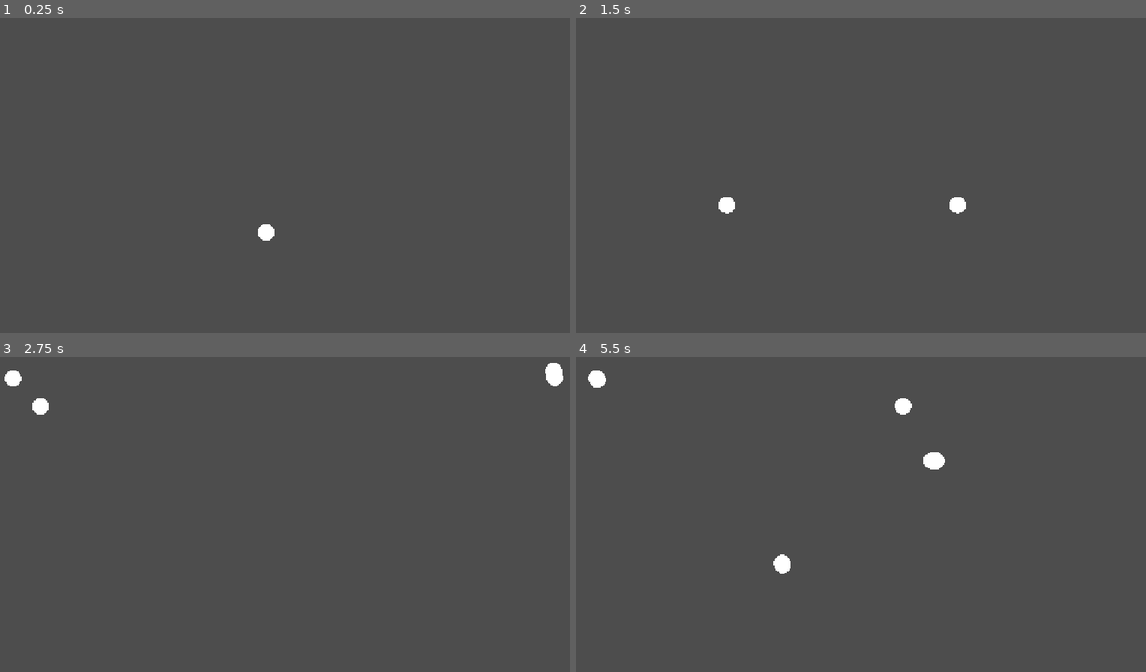
Above: before the commit, frames 1-4 (two rows, left to right).
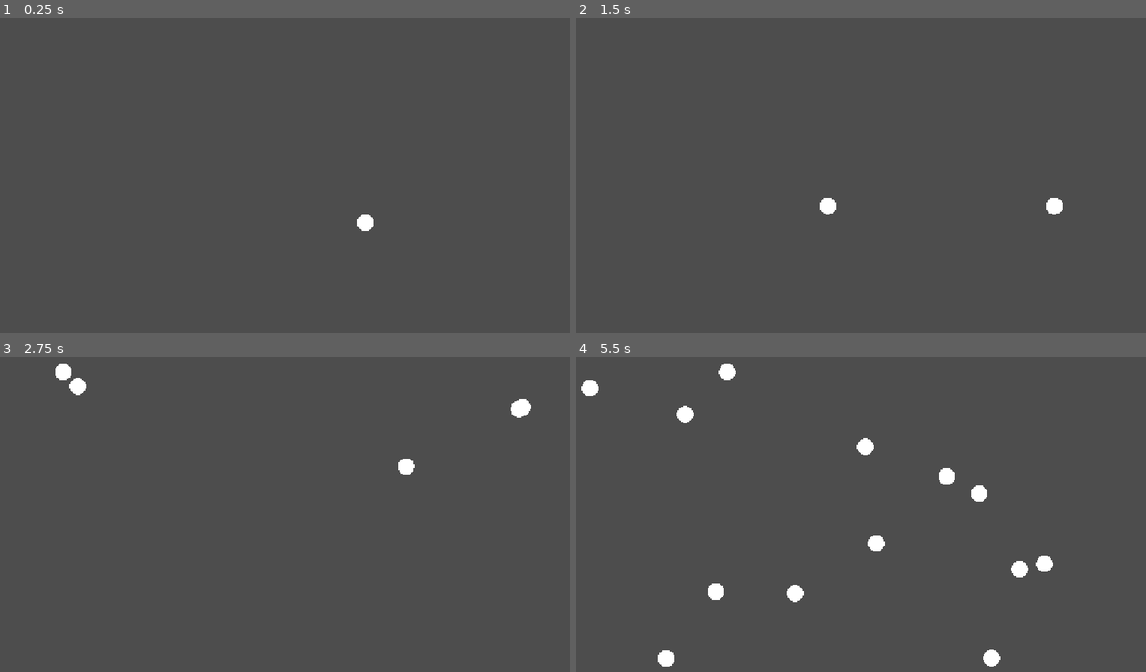
Above: after the commit, the same moments.

Repository: ThisIsSomeone/MusicBox
Game: Godot game, scene res://Scenes/TestZone.tscn
Two runs of this game, one before a commit and one after it. Both use one fixed random seed, a clock stepped at 60 frames per second and the inputs below.
Inputs:
- Up to frame 1 (0.25 s): no input
- Up to frame 2 (1.5 s): no input
- Up to frame 3 (2.75 s): no input
- Up to frame 4 (5.5 s): no input

The runs differ from the first frame. In frame 1, 0.2% of the frame differs, in the area x 45-66%, y 62-71%; in frame 2, 0.5%; in frame 3, 0.9%; in frame 4, 2.1%, in the area x 0-84%, y 2-99%.

Commit message:
Added better splitting one

Diff:
--- /dev/null
+++ b/Objects/BallBouncesSplitsBetter/BetterBouncing.tscn
@@ -0,0 +1,16 @@
+[gd_scene format=3 uid="uid://cl5h7bl26mh1j"]
+
+[ext_resource type="Script" uid="uid://cak62m1l7klsr" path="res://Objects/BallBouncesSplitsBetter/better_bouncing.gd" id="1_uswgo"]
+[ext_resource type="Texture2D" uid="uid://5rvlsvxyfiyk" path="res://Assets/Art/Bouncy Ball.png" id="2_65x5v"]
+
+[sub_resource type="CircleShape2D" id="CircleShape2D_ovyhj"]
+radius = 17.0
+
+[node name="BetterBouncing" type="CharacterBody2D" unique_id=1480765369]
+script = ExtResource("1_uswgo")
+
+[node name="Sprite2D" type="Sprite2D" parent="." unique_id=1319180184]
+texture = ExtResource("2_65x5v")
+
+[node name="CollisionShape2D" type="CollisionShape2D" parent="." unique_id=464289535]
+shape = SubResource("CircleShape2D_ovyhj")
--- /dev/null
+++ b/Objects/BallBouncesSplitsBetter/better_bouncing.gd
@@ -0,0 +1,203 @@
+@tool
+extends CharacterBody2D
+
+@export_category("Movement")
+@export var speed: float = 400.0
+
+@export_category("Splitting")
+@export var max_balls: int = 30
+@export_range(0.0, 90.0) var split_angle: float = 45.0
+@export var split_cooldown_duration: float = 0.15
+@export var wall_separation: float = 2.0
+@export var child_separation: float = 1.0
+
+@export_category("Editor")
+@export var launch_target: Vector2 = Vector2(100, 100):
+	set(value):
+		launch_target = value
+		queue_redraw()
+
+
+var split_cooldown: float = 0.0
+
+
+func _ready() -> void:
+	add_to_group("balls")
+
+	if Engine.is_editor_hint():
+		return
+
+	if velocity == Vector2.ZERO:
+		if launch_target != Vector2.ZERO:
+			velocity = launch_target.normalized() * speed
+		else:
+			velocity = Vector2(1, 1).normalized() * speed
+
+
+func _physics_process(delta: float) -> void:
+	if Engine.is_editor_hint():
+		return
+
+	_update_split_cooldown(delta)
+
+	var collision := move_and_collide(velocity * delta)
+
+	if collision == null:
+		return
+
+	var collider := collision.get_collider()
+
+	if collider.is_in_group("balls"):
+		_handle_ball_collision(collider, collision)
+	else:
+		_handle_wall_collision(collision)
+
+
+func _update_split_cooldown(delta: float) -> void:
+	if split_cooldown > 0.0:
+		split_cooldown = maxf(
+			split_cooldown - delta,
+			0.0
+		)
+
+
+func _handle_wall_collision(collision: KinematicCollision2D) -> void:
+	var total_balls := get_tree().get_nodes_in_group("balls").size()
+
+	if split_cooldown <= 0.0 and total_balls < max_balls:
+		_split_ball(collision)
+	else:
+		_bounce_off_wall(collision)
+
+
+func _bounce_off_wall(collision: KinematicCollision2D) -> void:
+	velocity = velocity.bounce(
+		collision.get_normal()
+	).normalized() * speed
+
+
+func _handle_ball_collision(
+	collider: Node,
+	collision: KinematicCollision2D
+) -> void:
+	var other_ball := collider as CharacterBody2D
+
+	if other_ball == null:
+		_bounce_off_wall(collision)
+		return
+
+	# Calculate the collision axis from the two ball centers.
+	var center_normal := (
+		global_position - other_ball.global_position
+	).normalized()
+
+	if center_normal == Vector2.ZERO:
+		center_normal = collision.get_normal()
+
+	# Reflect along the center-to-center axis.
+	velocity = velocity.bounce(center_normal).normalized() * speed
+
+	# Separate the balls slightly so they don't remain
+	# embedded in one another.
+	global_position += center_normal * child_separation
+
+
+func _split_ball(collision: KinematicCollision2D) -> void:
+	var normal := collision.get_normal()
+
+	# Calculate the direction the ball would have bounced
+	# if it had not split.
+	var base_bounce_dir := velocity.bounce(normal).normalized()
+
+	# Create the two perfectly symmetrical directions.
+	var split_radians := deg_to_rad(split_angle)
+
+	var dir1 := base_bounce_dir.rotated(
+		split_radians
+	).normalized()
+
+	var dir2 := base_bounce_dir.rotated(
+		-split_radians
+	).normalized()
+
+	# IMPORTANT:
+	# Keep the ball's center based on its current position.
+	# collision.get_position() is the CONTACT POINT, not
+	# the center of the ball.
+	var spawn_pos := global_position
+
+	# Push the split away from the wall slightly.
+	spawn_pos += normal * wall_separation
+
+	# Place the original ball.
+	global_position = spawn_pos + dir1 * child_separation
+	velocity = dir1 * speed
+	split_cooldown = split_cooldown_duration
+
+	# Defer creation of the second ball so we don't modify
+	# the physics scene tree in the middle of a physics callback.
+	_spawn_split_child.call_deferred(
+		spawn_pos + dir2 * child_separation,
+		dir2
+	)
+
+
+func _spawn_split_child(
+	spawn_position: Vector2,
+	direction: Vector2
+) -> void:
+	# Check again because other balls may have split before
+	# this deferred call executes.
+	var total_balls := get_tree().get_nodes_in_group("balls").size()
+
+	if total_balls >= max_balls:
+		return
+
+	var scene := load(scene_file_path)
+
+	if scene == null:
+		push_error(
+			"Could not load ball scene: " + scene_file_path
+		)
+		return
+
+	var new_ball := scene.instantiate() as CharacterBody2D
+
+	if new_ball == null:
+		push_error("Ball scene root must be CharacterBody2D.")
+		return
+
+	get_parent().add_child(new_ball)
+
+	new_ball.global_position = spawn_position
+	new_ball.velocity = direction * speed
+
+	if new_ball.has_method("set_split_cooldown"):
+		new_ball.set_split_cooldown(
+			split_cooldown_duration
+		)
+
+	# Prevent the two freshly-created balls from immediately
+	# colliding with one another.
+	add_collision_exception_with(new_ball)
+	new_ball.add_collision_exception_with(self)
+
+
+func set_split_cooldown(value: float) -> void:
+	split_cooldown = value
+
+
+func _draw() -> void:
+	if Engine.is_editor_hint():
+		draw_line(
+			Vector2.ZERO,
+			launch_target,
+			Color.GREEN,
+			3.0
+		)
+
+		draw_circle(
+			launch_target,
+			5.0,
+			Color.RED
+		)
--- a/Objects/BouncyBallTest.tscn
+++ b/Objects/InitialBallJustBouncesAndSplits/BouncyBallTest.tscn
@@ -1,6 +1,6 @@
 [gd_scene format=3 uid="uid://32erj4vx3gue"]
 
-[ext_resource type="Script" uid="uid://cyr00u8o1o3s2" path="res://Objects/bouncy_ball_test.gd" id="1_f7o8a"]
+[ext_resource type="Script" uid="uid://cyr00u8o1o3s2" path="res://Objects/InitialBallJustBouncesAndSplits/bouncy_ball_test.gd" id="1_f7o8a"]
 [ext_resource type="Texture2D" uid="uid://5rvlsvxyfiyk" path="res://Assets/Art/Bouncy Ball.png" id="1_qe0w5"]
 
 [sub_resource type="CircleShape2D" id="CircleShape2D_ovyhj"]
--- a/Scenes/TestZone.tscn
+++ b/Scenes/TestZone.tscn
@@ -1,6 +1,6 @@
 [gd_scene format=3 uid="uid://db0nx8mstm6pf"]
 
-[ext_resource type="PackedScene" uid="uid://32erj4vx3gue" path="res://Objects/BouncyBallTest.tscn" id="1_wgfkm"]
+[ext_resource type="PackedScene" uid="uid://cl5h7bl26mh1j" path="res://Objects/BallBouncesSplitsBetter/BetterBouncing.tscn" id="1_wgfkm"]
 
 [sub_resource type="RectangleShape2D" id="RectangleShape2D_y60u0"]
 size = Vector2(36.75, 588)
@@ -28,8 +28,7 @@
 position = Vector2(18.25, 324)
 shape = SubResource("RectangleShape2D_y60u0")
 
-[node name="BouncyBallTest" parent="." unique_id=905374339 instance=ExtResource("1_wgfkm")]
-position = Vector2(540, 332)
-speed = 400.0
-max_balls = null
+[node name="BetterBouncing" parent="." unique_id=1480765369 instance=ExtResource("1_wgfkm")]
+position = Vector2(730, 313)
+max_balls = 32
 launch_target = Vector2(0, 100)
Not shown, added: Objects/BallBouncesSplitsBetter/better_bouncing.gd.uid
Renamed: Objects/bouncy_ball_test.gd -> Objects/InitialBallJustBouncesAndSplits/bouncy_ball_test.gd
Renamed: Objects/bouncy_ball_test.gd.uid -> Objects/InitialBallJustBouncesAndSplits/bouncy_ball_test.gd.uid
